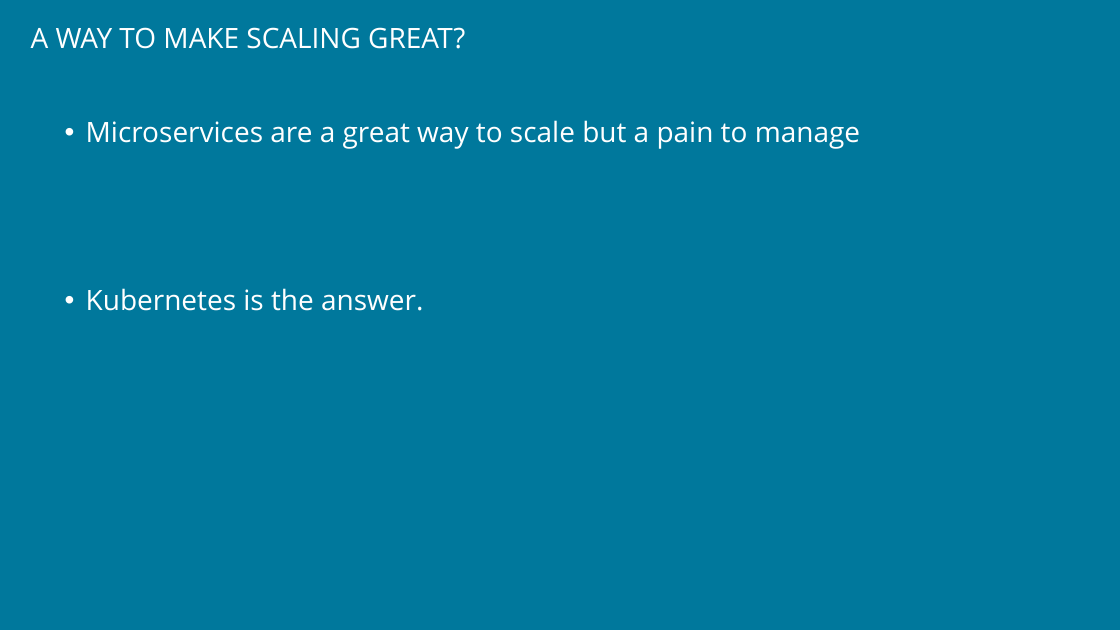
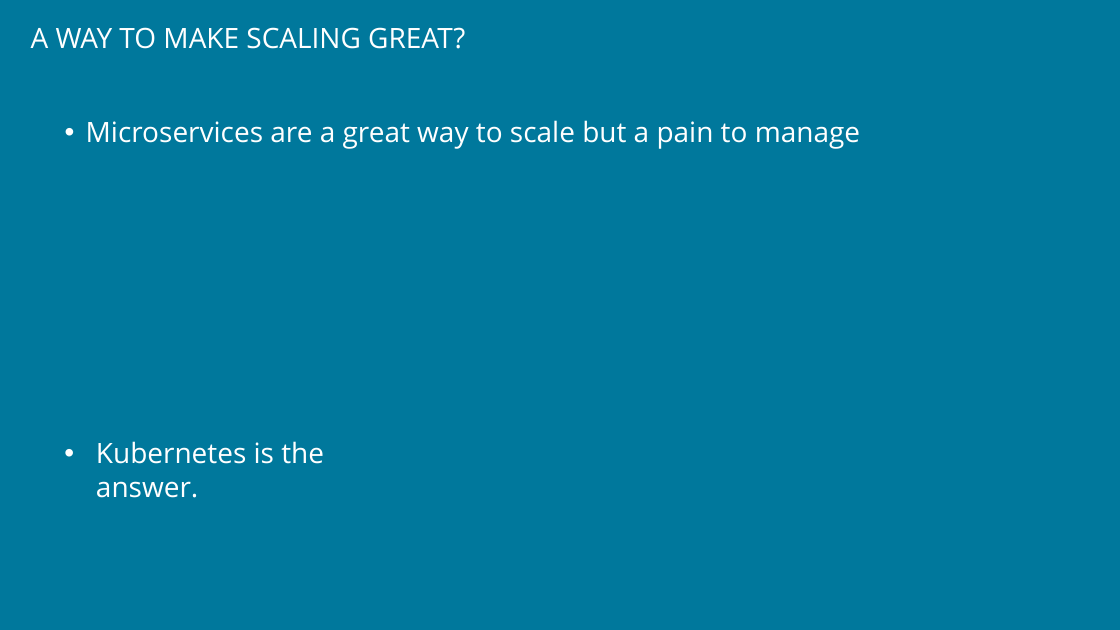
Before and after one commit to PawelTroka/Kubernetes-and-microservices-as-an-easy-way-to-build-scalable-solutions, a slide deck: slide 24 of Kubernetes & microservices as an easy way to build scalable solutions - short.pptx. Drawn at 1120x630 pixels with LibreOffice and Linux fonts; fonts in the diff are those of the drawing; background and template pictures are left out. Boxes give left, top, right and bottom in pixels: in the first picture for what was removed or moved away, otherwise in the second. Text is boxed around its words. In the diff, an @@ line names an element or a change of style, - is before the commit and + after.

Commit message:
short presentation made even shorter

```diff
--- a/Kubernetes & microservices as an easy way to build scalable solutions - short.pptx
+++ b/Kubernetes & microservices as an easy way to build scalable solutions - short.pptx
@@ text at (86, 288, 423, 311): paragraph removed @@
-• Kubernetes is the answer.
@@ text added at (96, 441, 324, 498), 24 pt, text #FFFFFF @@
+• Kubernetes is the answer.
```
